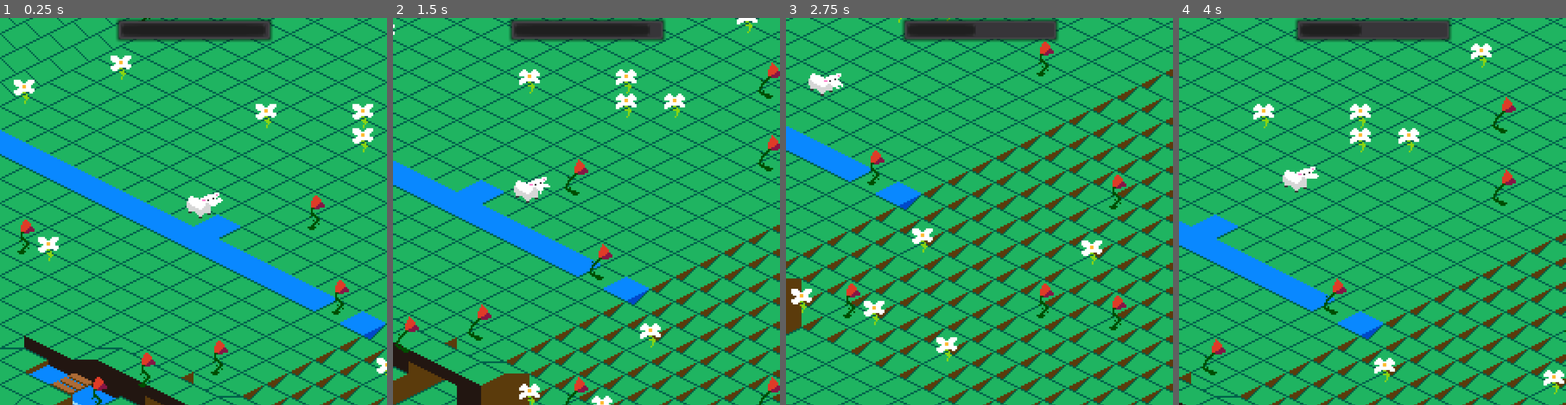
Above: before the commit, frames 1-4 (left to right).
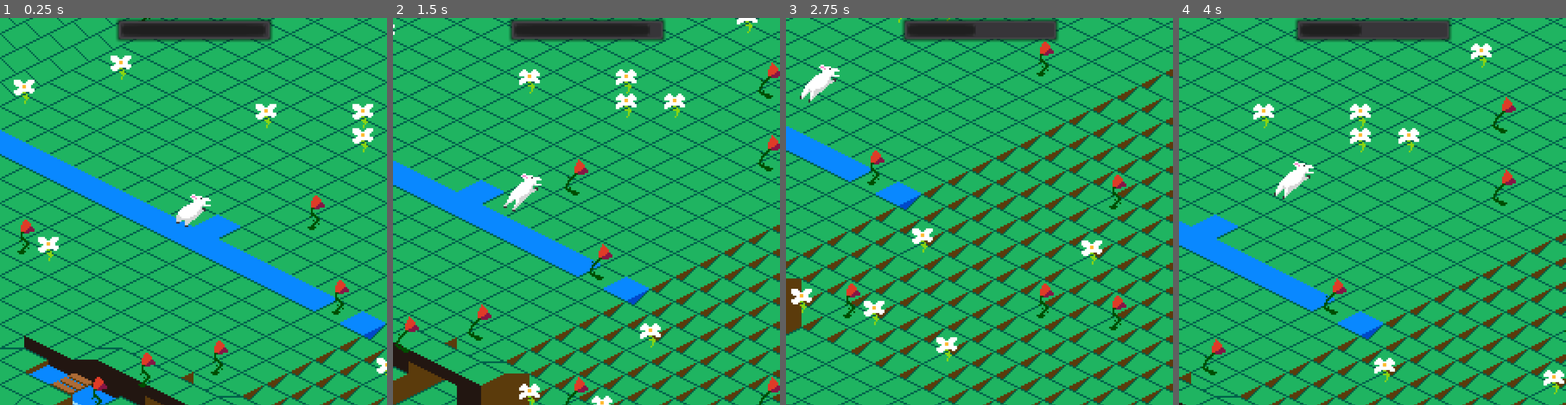
Above: after the commit, the same moments.

Repository: JuggleRob/LD46
Game: Godot game, scene res://src/Game/Game.tscn
Same seed, same stepped clock (60 frames per second), same inputs: the game is played once before the commit and once after it.
Inputs:
- Up to frame 1 (0.25 s): no input
- Up to frame 2 (1.5 s): hold Right (ui_right) 0.53-1.28 s; hold Down (ui_down) from 1.28 s (still down)
- Up to frame 3 (2.75 s): release Down (ui_down) at 2.03 s; hold Right (ui_right) from 2.03 s (still down)
- Up to frame 4 (4 s): release Right (ui_right) at 2.78 s; hold Up (ui_up) 2.78-3.53 s; hold Left (ui_left) from 3.53 s (still down)

The runs differ from the first frame. In frame 1, 0.4% of the frame differs, in the area x 45-58%, y 45-54%; in frame 2, 0.4%; in frame 3, 0.4%; in frame 4, 0.4%.

Commit message:
jump_ne animatie

Diff:
--- a/src/Actors/Sheep.tscn
+++ b/src/Actors/Sheep.tscn
@@ -1,9 +1,10 @@
-[gd_scene load_steps=50 format=2]
+[gd_scene load_steps=60 format=2]
 
 [ext_resource path="res://assets/sheep_se_jump_Sheet.png" type="Texture" id=1]
 [ext_resource path="res://src/Actors/Sheep.gd" type="Script" id=2]
 [ext_resource path="res://assets/sheep_se_chew.png" type="Texture" id=3]
 [ext_resource path="res://assets/sheep_se_death.png" type="Texture" id=4]
+[ext_resource path="res://assets/sheep_ne_jump.png" type="Texture" id=5]
 
 [sub_resource type="Animation" id=1]
 resource_name = "down"
@@ -204,6 +205,42 @@
 [sub_resource type="AtlasTexture" id=44]
 atlas = ExtResource( 4 )
 region = Rect2( 336, 0, 21, 21 )
+
+[sub_resource type="AtlasTexture" id=46]
+atlas = ExtResource( 5 )
+region = Rect2( 0, 0, 33, 25 )
+
+[sub_resource type="AtlasTexture" id=47]
+atlas = ExtResource( 5 )
+region = Rect2( 33, 0, 33, 25 )
+
+[sub_resource type="AtlasTexture" id=48]
+atlas = ExtResource( 5 )
+region = Rect2( 66, 0, 33, 25 )
+
+[sub_resource type="AtlasTexture" id=49]
+atlas = ExtResource( 5 )
+region = Rect2( 99, 0, 33, 25 )
+
+[sub_resource type="AtlasTexture" id=50]
+atlas = ExtResource( 5 )
+region = Rect2( 132, 0, 33, 25 )
+
+[sub_resource type="AtlasTexture" id=51]
+atlas = ExtResource( 5 )
+region = Rect2( 165, 0, 33, 25 )
+
+[sub_resource type="AtlasTexture" id=52]
+atlas = ExtResource( 5 )
+region = Rect2( 198, 0, 33, 25 )
+
+[sub_resource type="AtlasTexture" id=53]
+atlas = ExtResource( 5 )
+region = Rect2( 231, 0, 33, 25 )
+
+[sub_resource type="AtlasTexture" id=54]
+atlas = ExtResource( 5 )
+region = Rect2( 264, 0, 33, 25 )
 
 [sub_resource type="SpriteFrames" id=45]
 animations = [ {
@@ -221,6 +258,11 @@
 "loop": false,
 "name": "death",
 "speed": 15.0
+}, {
+"frames": [ SubResource( 46 ), SubResource( 47 ), SubResource( 48 ), SubResource( 49 ), SubResource( 50 ), SubResource( 51 ), SubResource( 52 ), SubResource( 53 ), SubResource( 54 ) ],
+"loop": true,
+"name": "jump_ne",
+"speed": 15.0
 } ]
 
 [node name="Schaap" type="Node2D"]
@@ -232,6 +274,6 @@
 
 [node name="sprite" type="AnimatedSprite" parent="AnimationPlayer"]
 frames = SubResource( 45 )
-animation = "idle"
-frame = 1
+animation = "jump_ne"
+frame = 7
 playing = true
Binary file added: assets/sheep_ne_jump.png
Not shown, added: assets/sheep_ne_jump.png.import
